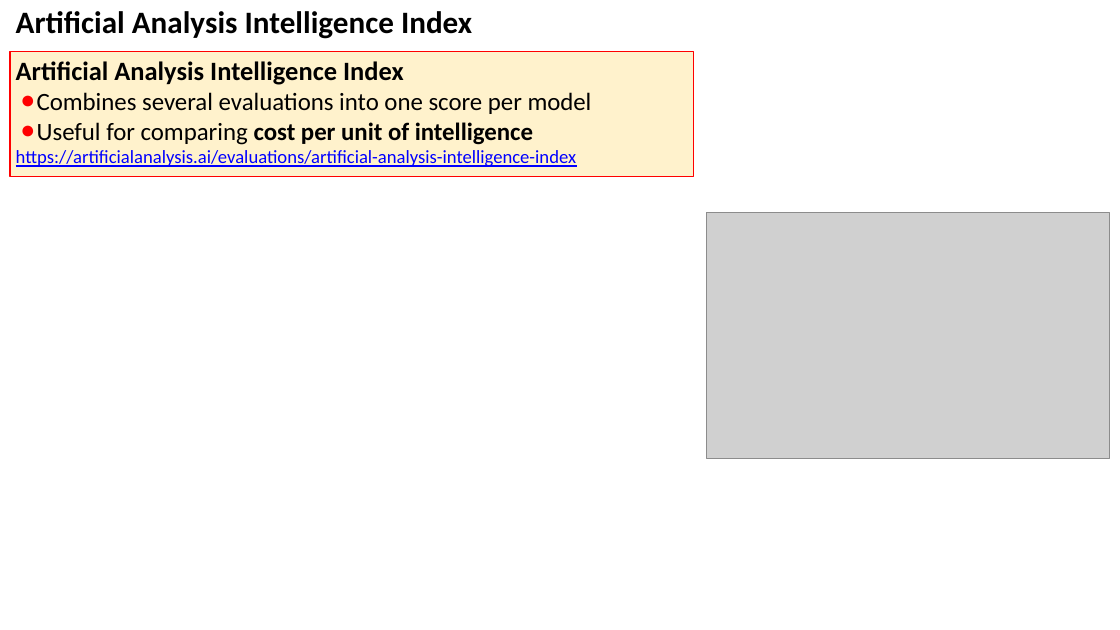
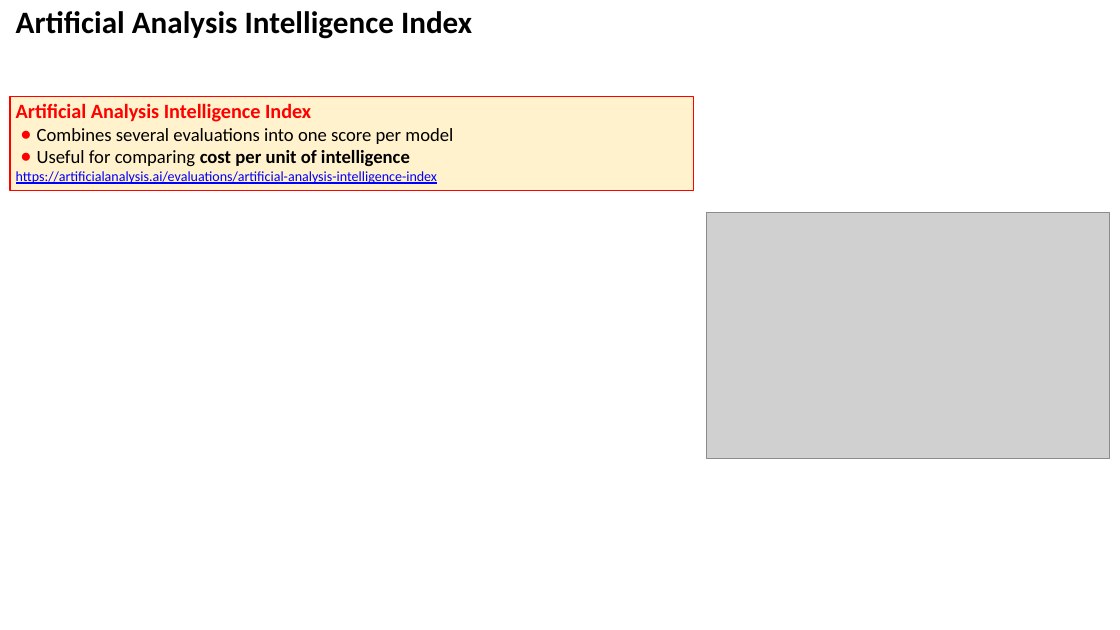
Before and after one commit to lselector/seminar, a slide deck: slide 3 of work/2026-09-18-AI-News-generated.pptx. Drawn at 1120x630 pixels with LibreOffice and Linux fonts; fonts in the diff are those of the drawing; grey boxes stand for pictures. Boxes give left, top, right and bottom in pixels: in the first picture for what was removed or moved away, otherwise in the second. Text is boxed around its words. In the diff, an @@ line names an element or a change of style, - is before the commit and + after.

```diff
--- a/work/2026-09-18-AI-News-generated.pptx
+++ b/work/2026-09-18-AI-News-generated.pptx
@@ rectangle "Artificial Analysis Intelligence Index": place and size @@
-rectangle "Artificial Analysis Intelligence Index" at (10,52,693,177)
+rectangle "Artificial Analysis Intelligence Index" at (10,96,693,190)
@@ rectangle "Artificial Analysis Intelligence Index" at (10,96,693,190): size 17 to 13 pt, text colour #000000 to #FF0000 in "Artificial Analysis Intelligence Index"; size 16 to 12 pt in "Combines several evaluations into one score per ...", "Useful for comparing cost per unit of ..."; size 12 to 9 pt in "https://artificialanalysis.ai/evaluations/artificial-analysi ..." @@
```
Also in this commit, not shown: 10 other slides changed, 27 other files.
